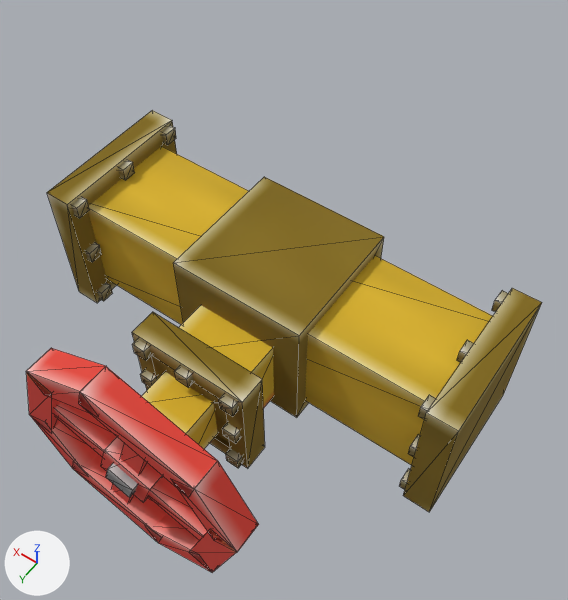
An edit to the OBJ model core/src/main/resources/assets/ros/models/block/steamvalve.obj, drawn before and after from the same camera.
Both versions are drawn from a 50 mm camera at (-0.138, 0.379, 1.782) aimed at (0.473, -0.476, 0.439). Every picture has the same lights, and +X, +Y and +Z are marked at lower left. Mesh edges are drawn as thin lines. Where no turn or scale is listed for an object, it has been applied to the vertices. Vertices at the same position are counted once.

Script lines for the objects in view, before the commit:
```python
mat_none = principled_material('None')
mat_none.texture = img_steam_pipe
mat_none.roughness = 1.0
me_steamvalve = bpy.data.meshes.new('steamvalve')
me_steamvalve.from_pydata(...)  # 360 vertices, 540 faces; spans x 0.0..1.0, y -0.672..0.031, z 0.098..0.652
me_steamvalve.materials.append(mat_none)  # picture img_steam_pipe
ob_steamvalve = bpy.data.objects.new('steamvalve', me_steamvalve)
ob_steamvalve.location = (0.0, 0.0, 0.0)
```
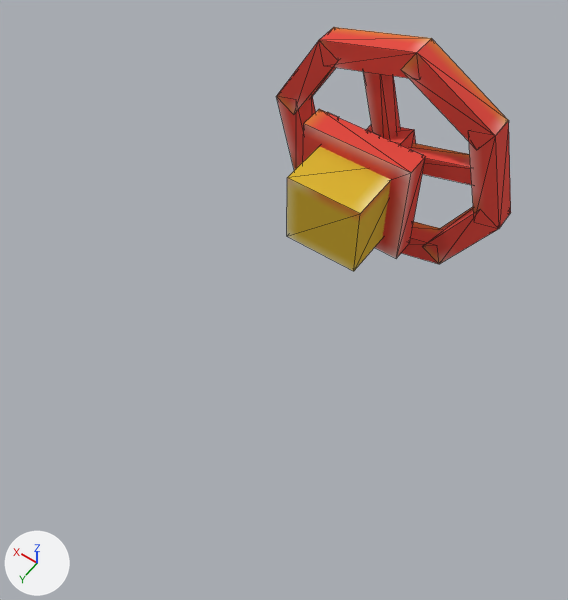
What differs and where, as boxes (x1, y1, x2, y2) in the pictures (568 x 600 px; the box of a moved part takes in the faces that stretch with it):
'steamvalve', surface changed, reshaped (54% narrower, 47% shorter): before (26, 110, 542, 573); after (276, 27, 511, 271)
part 1 of me_steamvalve, added (yellow): after (287, 146, 391, 271)
part 2 of me_steamvalve, added (red): after (303, 109, 426, 258)
part 3 of me_steamvalve, moved or reshaped (not visible afterwards): before (492, 291, 509, 312)
part 4 of me_steamvalve, moved or reshaped (not visible afterwards): before (161, 126, 176, 145)
part 5 of me_steamvalve, moved or reshaped (not visible afterwards): before (118, 160, 135, 180)
part 6 of me_steamvalve, moved or reshaped (not visible afterwards): before (457, 340, 474, 363)
part 7 of me_steamvalve, moved or reshaped (not visible afterwards): before (219, 394, 238, 416)
part 8 of me_steamvalve, moved or reshaped: before (88, 146, 493, 465); after (319, 27, 431, 78)
part 9 of me_steamvalve, deleted: before (26, 110, 542, 573)
part 10 of me_steamvalve, added (red): after (276, 38, 511, 264)

What the commit changed:
Picture 'steamvalve' (img_steamvalve) is new.
Material 'None' (mat_none) changes its picture from img_steam_pipe to img_steamvalve.
me_steamvalve is used by ob_steamvalve; location (0.0, 0.0, 0.0).
me_steamvalve had 360 vertices, 540 faces and spanned x 0.0..1.0, y -0.672..0.031, z 0.098..0.652.
me_steamvalve now has 184 vertices, 276 faces and spans x 0.185..0.815, y -1.0..-0.656, z 0.185..0.815.
me_steamvalve part 1: a new loose piece, a box spanning x 0.406..0.594, y -0.844..-0.656, z 0.406..0.594, in mat_none (picture img_steamvalve).
me_steamvalve part 2: a new loose piece, a box spanning x 0.363..0.637, y -0.844..-0.782, z 0.363..0.638, in mat_none (picture img_steamvalve).
me_steamvalve part 3: the loose piece of 8 vertices spanning x 0.016..0.078, y -0.662..-0.631, z 0.538..0.569 is turned -90 degrees about the z axis through its middle, then moved by (0.453, -0.182, 0.056).
me_steamvalve part 4: the loose piece of 8 vertices spanning x 0.922..0.984, y -0.662..-0.631, z 0.538..0.569 is turned 90 degrees about the z axis through its middle, then moved by (-0.344, -0.182, -0.053).
me_steamvalve part 5: the loose piece of 8 vertices spanning x 0.922..0.984, y -0.516..-0.484, z 0.538..0.569 is turned 90 degrees about the z axis through its middle, then moved by (-0.344, -0.329, 0.056).
me_steamvalve part 6: the loose piece of 8 vertices spanning x 0.016..0.078, y -0.516..-0.484, z 0.538..0.569 is turned -90 degrees about the z axis through its middle, then moved by (0.344, -0.329, 0.056).
me_steamvalve part 7: the loose piece of 8 vertices spanning x 0.375..0.406, y -0.234..-0.172, z 0.469..0.5 is turned 180 degrees about the z axis through its middle, then moved by (0.0, -0.626, 0.016).
me_steamvalve part 8: the loose piece of 8 vertices spanning x 0.005..0.995, y -0.625..-0.375, z 0.281..0.531 is multiplied about its middle by the matrix ((-0.243, 0.0, 0.065), (0.0, -0.252, 0.0), (0.065, 0.0, 0.243)), then moved by (0.068, -0.453, 0.347).
me_steamvalve part 9: 37 loose pieces with 296 vertices, spanning x 0.0..1.0, y -0.672..0.031, z 0.098..0.652, are deleted.
Part 10, on me_steamvalve:
48 vertices are added at x 0.185..0.815, y -1.0..-0.875, z 0.185..0.815.
16 new vertices lie (0.0, 0.063, 0.0) away from vertices in x 0.185..0.815, y -0.984, z 0.185..0.815.
16 new vertices lie (0.0, 0.062, 0.0) away from vertices in x 0.185..0.815, y -0.984, z 0.185..0.697.
8 new vertices lie (0.0, 0.047, 0.0) away from vertices in x 0.252..0.748, y -0.977, z 0.252..0.748.
132 new faces join them.
